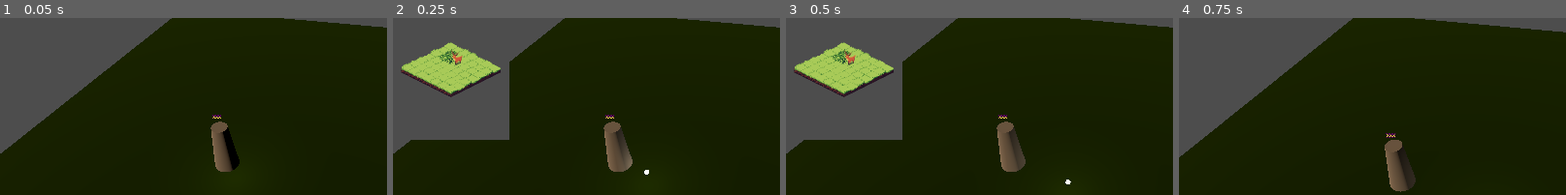
Above: before the commit, frames 1-4 (left to right).
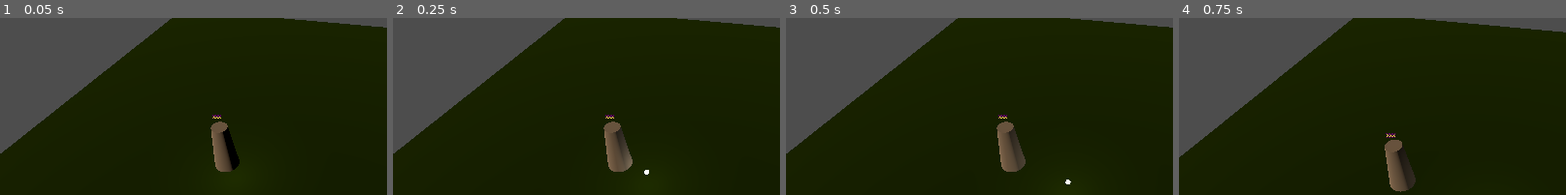
Above: after the commit, the same moments.

Repository: Parxer/ludumdare56
Game: Godot game, scene res://main.tscn
Two runs of this game, one before a commit and one after it. Both use one fixed random seed, a clock stepped at 60 frames per second and the inputs below.
Inputs (mouse positions are % of the whole screen's width and height, from its top left):
- Up to frame 1 (0.05 s): no input
- Up to frame 2 (0.25 s): no input
- Up to frame 3 (0.5 s): no input
- Up to frame 4 (0.75 s): tap Enter (ui_accept) at 0.5 s; move the mouse to (72, 33) at 0.52 s; hold Up (ui_up) from 0.53 s (still down); tap Down (camera_down) at 0.6 s; click (72, 33) at 0.67 s
The pictures show only the part of the screen within x 13-63%, y 4-54%; the shares and areas given below are measured in that part.

Frame 1 is identical in both runs. In frame 2, 9.9% of the frame differs, in the area x 2-31%, y 13-69%; in frame 3, 9.9%; in frame 4, nothing differs.

Commit message:
drag and drop to launch army

Diff:
--- a/main.gd
+++ b/main.gd
@@ -5,9 +5,11 @@
 @onready var camera := $Camera3D
 @onready var overlay := $Camera3D/Overlay
 var overlay_collider: CollisionObject3D
+@onready var arrow := $Arrow
 
 var buildings: Array[Building] = []
 var opened_building := -1
+var is_dragging = false
 
 @export var default_value := 10
 @export var default_tick := 1.0
@@ -32,8 +34,12 @@
 
 func _unhandled_input(event: InputEvent) -> void:
 	if event is InputEventMouseButton:
-		if event.button_index == MOUSE_BUTTON_LEFT and event.pressed:
-			handle_click()
+		if event.button_index == MOUSE_BUTTON_LEFT:
+			if event.pressed:
+				handle_click()
+			elif is_dragging:
+				stop_drag()
+
 	elif event is InputEventKey:
 		if event.pressed and event.keycode == KEY_ESCAPE:
 			if opened_building > -1:
@@ -42,6 +48,22 @@
 				pass
 
 func handle_click() -> void:
+	var target = _get_click_collider()
+	if target:
+		print_debug(target)
+		if target.is_in_group("buildings"):
+			if opened_building == target.id:
+				start_drag(target.position)
+			else:
+				opened_building = target.id
+				var building = buildings[opened_building]
+				open_overlay(building)
+		else:
+			close_overlay()
+	else:
+		close_overlay()
+
+func _get_click_collider():
 	var space_state = get_world_3d().direct_space_state
 	var mousepos = get_viewport().get_mouse_position()
 
@@ -52,19 +74,9 @@
 	query.collision_mask = 0b01
 
 	var click_target = space_state.intersect_ray(query)
-	if not click_target.is_empty():
-		var target = click_target.collider
-		print_debug(target)
-		if target == overlay_collider:
-			pass
-		elif target.is_in_group("buildings"):
-			opened_building = target.id
-			var building = buildings[opened_building]
-			open_overlay(building)
-		else:
-			close_overlay()
-	else:
-		close_overlay()
+	if not click_target.is_empty() and click_target.collider != overlay_collider:
+		return click_target.collider
+	return null
 
 func open_overlay(building) -> void:
 	#TODO load building data to interior
@@ -73,6 +85,21 @@
 func close_overlay() -> void:
 	overlay.visible = false
 
+func start_drag(start_pos: Vector3) -> void:
+	is_dragging = true
+	arrow.position = Vector3(start_pos.x, 0.2, start_pos.z)
+	arrow.visible = true
+
+func stop_drag():
+	is_dragging = false
+	arrow.visible = false
+
+	var target = _get_click_collider()
+	if target and target.is_in_group("buildings") and target.id != opened_building:
+		var origin = buildings[opened_building]
+		spawn_army(origin, target.position)
+
+
 func spawn_army(spawner: Building, target: Vector3) -> void:
 	var new_army = army_scene.instantiate()
 	new_army.initialize(5.0, spawner, target)
--- a/main.tscn
+++ b/main.tscn
@@ -17,6 +17,12 @@
 
 [sub_resource type="ConcavePolygonShape3D" id="ConcavePolygonShape3D_k8oex"]
 data = PackedVector3Array(-5, 0.05, 5, 5, 0.05, 5, -5, -0.05, 5, 5, 0.05, 5, 5, -0.05, 5, -5, -0.05, 5, 5, 0.05, -5, -5 …(392 unchanged characters)…
+
+[sub_resource type="StandardMaterial3D" id="StandardMaterial3D_bhud4"]
+
+[sub_resource type="PlaneMesh" id="PlaneMesh_3v0s3"]
+material = SubResource("StandardMaterial3D_bhud4")
+size = Vector2(0.5, 2)
 
 [node name="World" type="Node3D"]
 script = ExtResource("1_i71he")
@@ -44,9 +50,16 @@
 
 [node name="Overlay" parent="Camera3D" instance=ExtResource("4_sehsk")]
 transform = Transform3D(1, 0, 0, 0, 1, 0, 0, 0, 1, -4, 1, -5)
+visible = false
 
 [node name="Building" parent="." instance=ExtResource("3_hh5b1")]
 transform = Transform3D(1, 0, 0, 0, 1, 0, 0, 0, 1, -1.31234, 1, 5.02698)
 
 [node name="Building2" parent="." instance=ExtResource("3_hh5b1")]
 transform = Transform3D(1, 0, 0, 0, 1, 0, 0, 0, 1, 8.9997, 1, 7.04532)
+
+[node name="Arrow" type="Node3D" parent="."]
+visible = false
+
+[node name="MeshInstance3D" type="MeshInstance3D" parent="Arrow"]
+mesh = SubResource("PlaneMesh_3v0s3")
Not shown: 1 places in main.tscn that only renumber resources
